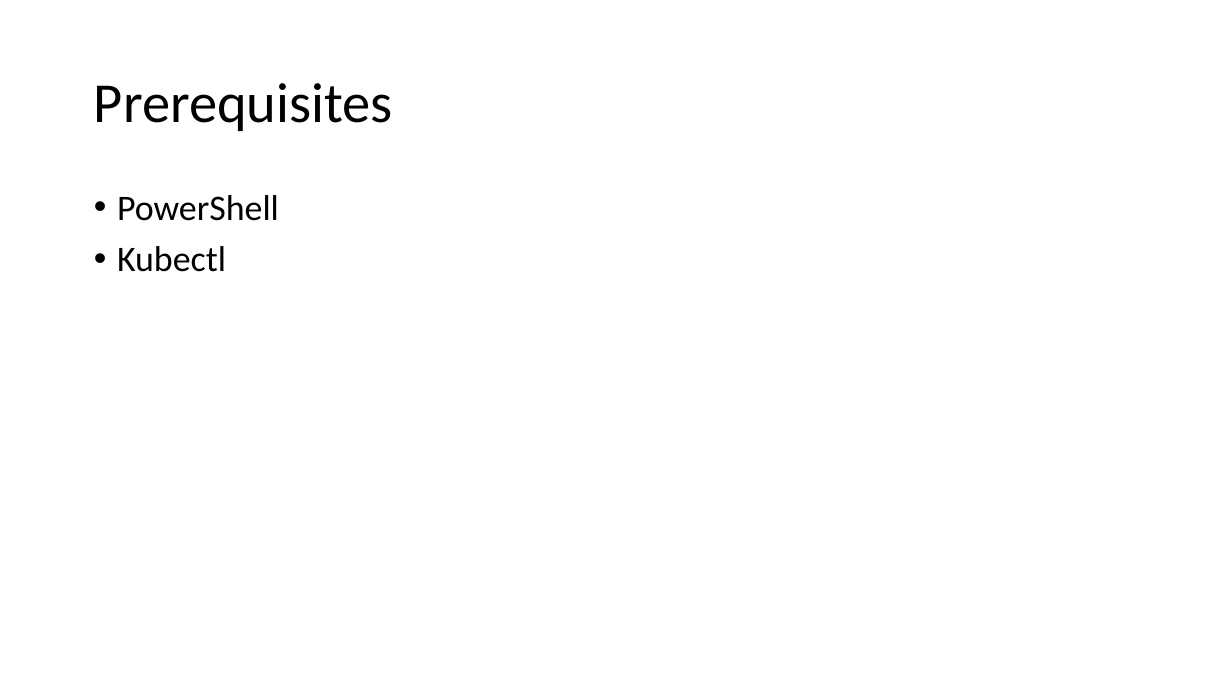
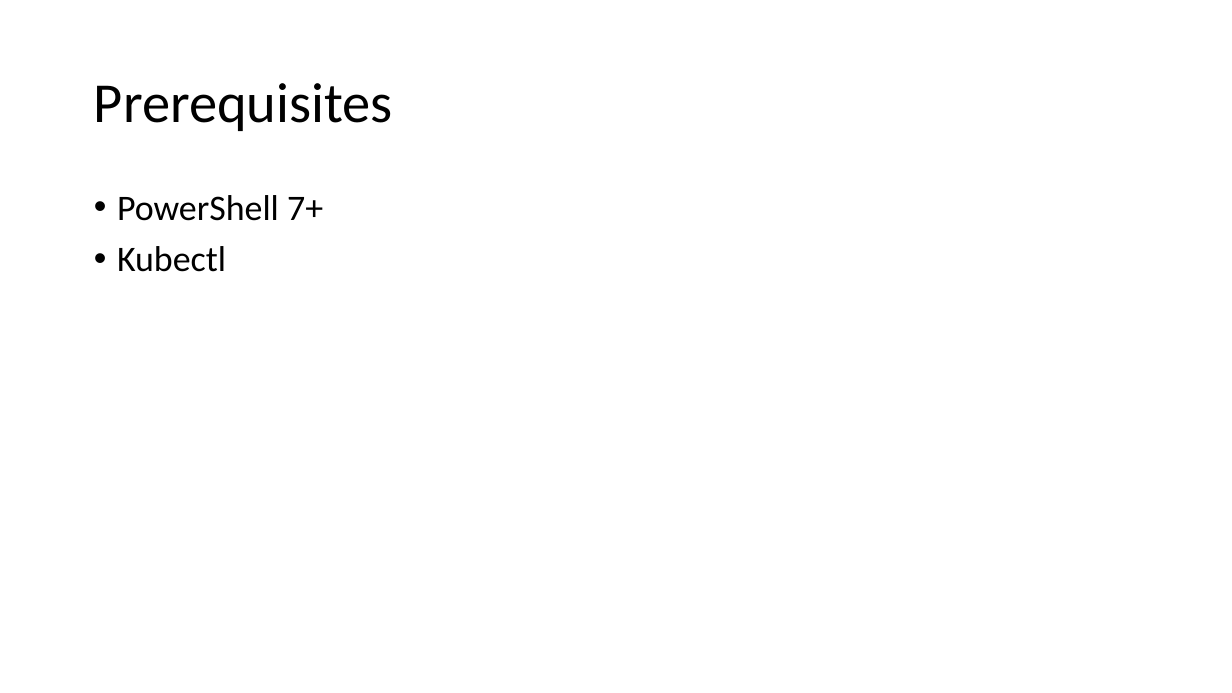
Before and after one commit to ThePoShWolf/Sessions, a slide deck: slide 9 of 2023-04-27 - Making Kubectl PowerShell friendly/PowerShell Summit 2023 - Making Kubectl PowerShell friendly.pptx. Drawn at 1232x693 pixels with LibreOffice and Linux fonts; fonts in the diff are those of the drawing; background and template pictures are left out. Boxes give left, top, right and bottom in pixels: in the first picture for what was removed or moved away, otherwise in the second. Text is boxed around its words. In the diff, an @@ line names an element or a change of style, - is before the commit and + after.

```diff
--- a/2023-04-27 - Making Kubectl PowerShell friendly/PowerShell Summit 2023 - Making Kubectl PowerShell friendly.pptx
+++ b/2023-04-27 - Making Kubectl PowerShell friendly/PowerShell Summit 2023 - Making Kubectl PowerShell friendly.pptx
@@ text at bbox=[117, 195, 323, 221]: text changed @@
-• PowerShell
+• PowerShell 7+
```
Also in this commit, not shown: 2 other slides changed, 2 slides added, 1 slide removed.
